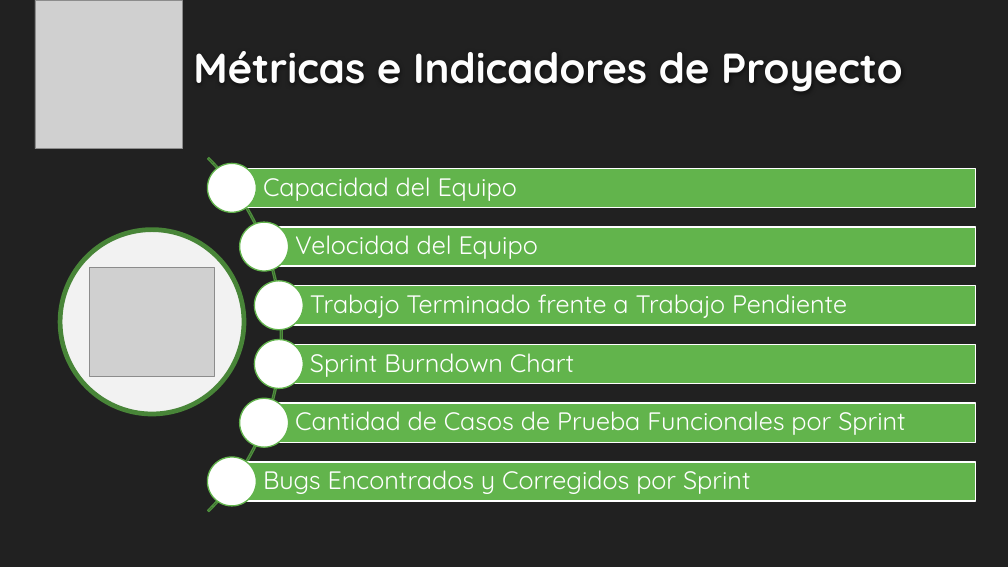
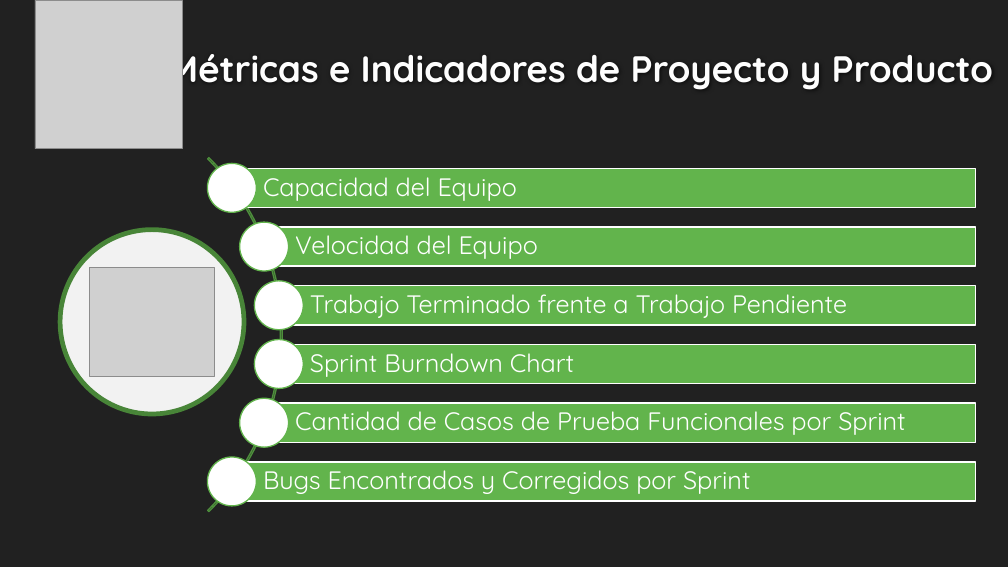
Before and after one commit to fallemand/quegolazo, a slide deck: slide 9 of Documentacion/Presentación Grado de Avances/Presentación Proyecto - Grado de Avances.pptx. Drawn at 1008x567 pixels with LibreOffice and Linux fonts; fonts in the diff are those of the drawing; grey boxes stand for pictures; background and template pictures are left out. Boxes give left, top, right and bottom in pixels: in the first picture for what was removed or moved away, otherwise in the second. Text is boxed around its words. In the diff, an @@ line names an element or a change of style, - is before the commit and + after.

```diff
--- a/Documentacion/Presentación Grado de Avances/Presentación Proyecto - Grado de Avances.pptx
+++ b/Documentacion/Presentación Grado de Avances/Presentación Proyecto - Grado de Avances.pptx
@@ title at box(168, 44, 993, 93): text changed; size 40 to 35 pt @@
-Métricas e Indicadores de Proyecto
+Métricas e Indicadores de Proyecto y Producto
```
Also in this commit, not shown: 6 other slides changed.
